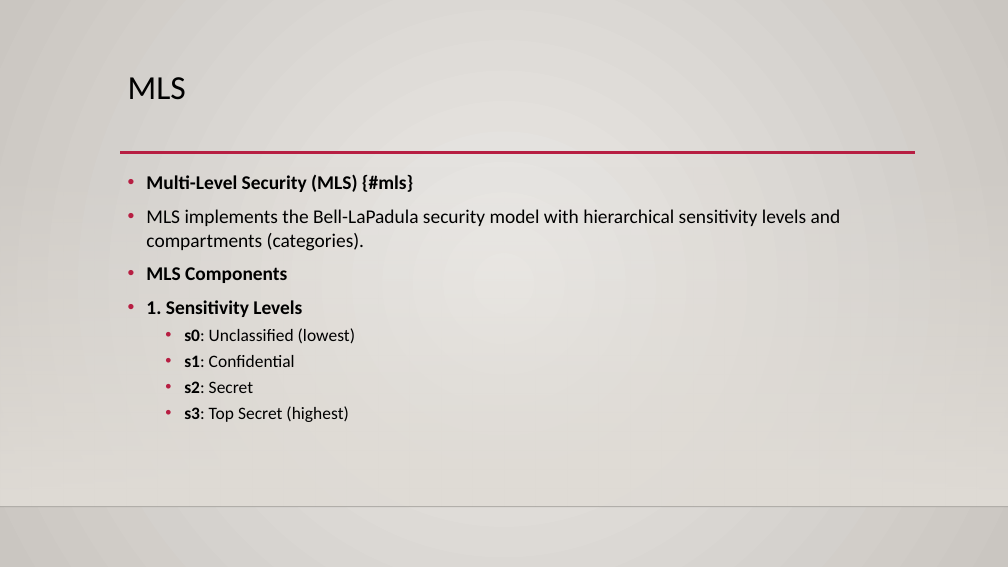
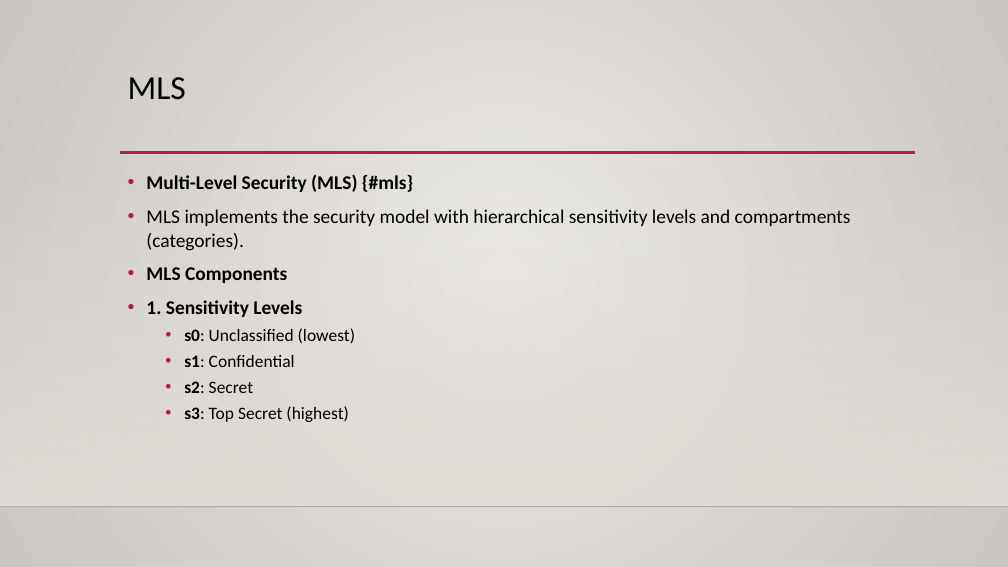
Before and after one commit to amitopenwriteup/selinuxtraining, a slide deck: slide 27 of selinux.pptx. Drawn at 1008x567 pixels with LibreOffice and Linux fonts; fonts in the diff are those of the drawing; background and template pictures are left out. Boxes give left, top, right and bottom in pixels: in the first picture for what was removed or moved away, otherwise in the second. Text is boxed around its words. In the diff, an @@ line names an element or a change of style, - is before the commit and + after.

```diff
--- a/selinux.pptx
+++ b/selinux.pptx
@@ text at [146, 209, 851, 251]: text changed @@
-• MLS implements the Bell-LaPadula security model with hierarchical sensitivity levels and compartments (categories).
+• MLS implements the security model with hierarchical sensitivity levels and compartments (categories).
```
Also in this commit, not shown: 14 other files.
